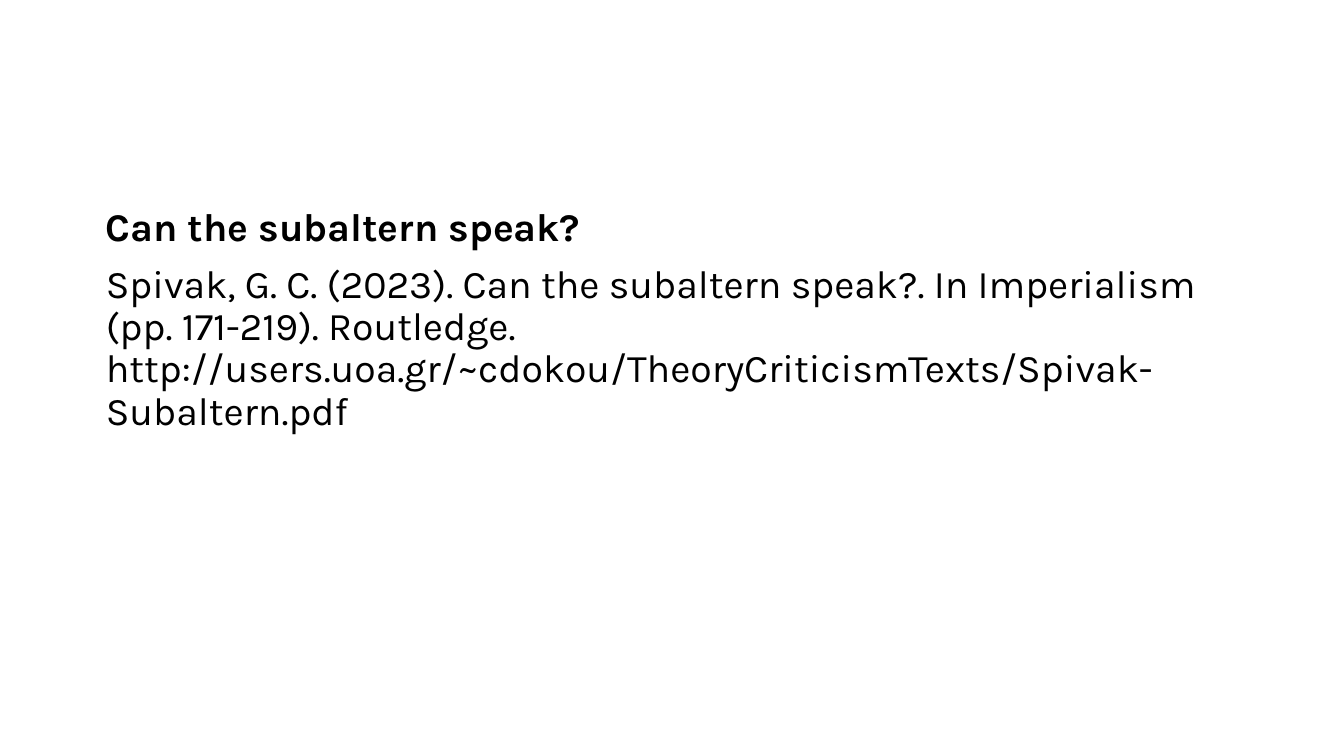
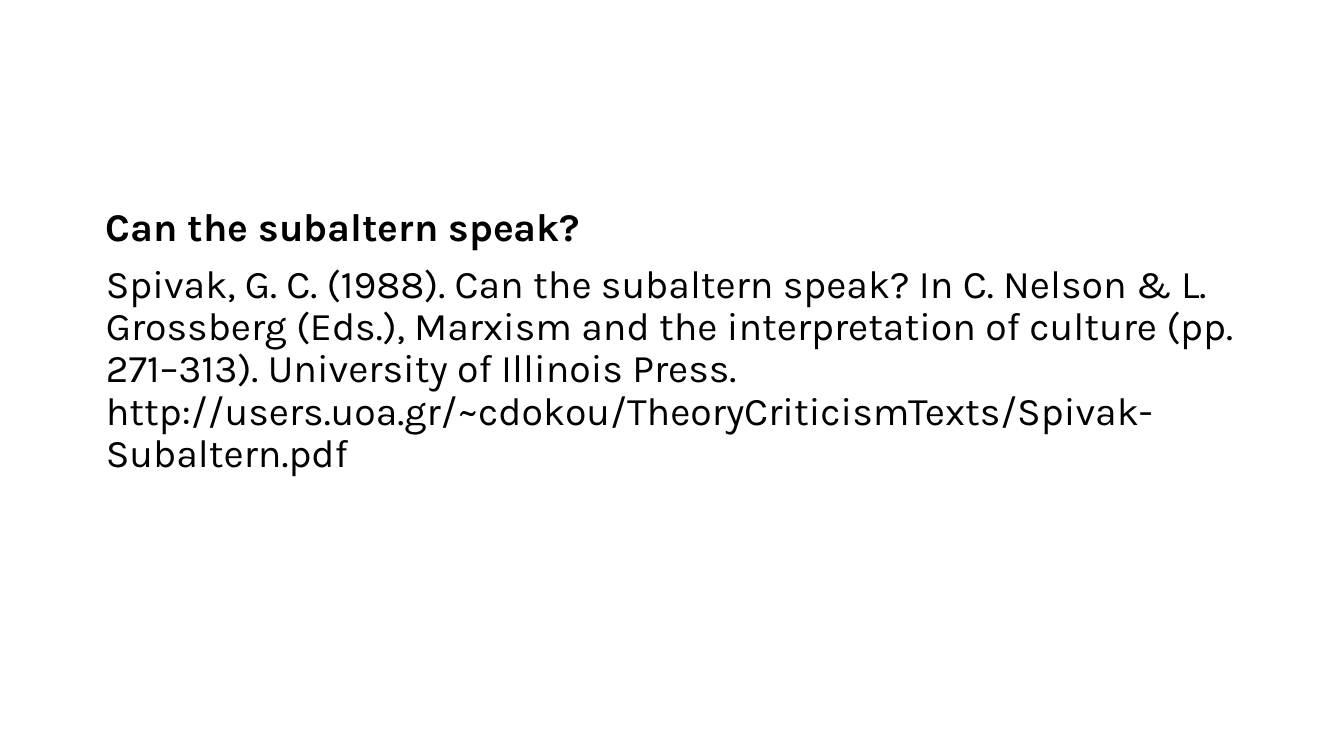
Before and after one commit to liammagee/machinespirits-content-philosophy, a slide deck: slide 24 of courses/590-fall-2026/590-lecture-2.pptx. Drawn at 1344x756 pixels with LibreOffice and Linux fonts; fonts in the diff are those of the drawing. Boxes give left, top, right and bottom in pixels: in the first picture for what was removed or moved away, otherwise in the second. Text is boxed around its words. In the diff, an @@ line names an element or a change of style, - is before the commit and + after.

```diff
--- a/courses/590-fall-2026/590-lecture-2.pptx
+++ b/courses/590-fall-2026/590-lecture-2.pptx
@@ text at [106,269,1233,477]: text changed @@
-Spivak, G. C. (2023). Can the subaltern speak?. In Imperialism (pp. 171-219). Routledge. http://users.uoa.gr/~cdokou/TheoryCriticismTexts/Spivak-Subaltern.pdf
+Spivak, G. C. (1988). Can the subaltern speak? In C. Nelson & L. Grossberg (Eds.), Marxism and the interpretation of culture (pp. 271–313). University of Illinois Press. http://users.uoa.gr/~cdokou/TheoryCriticismTexts/Spivak-Subaltern.pdf
```
Also in this commit, not shown: 2 other slides changed, 21 other files.
